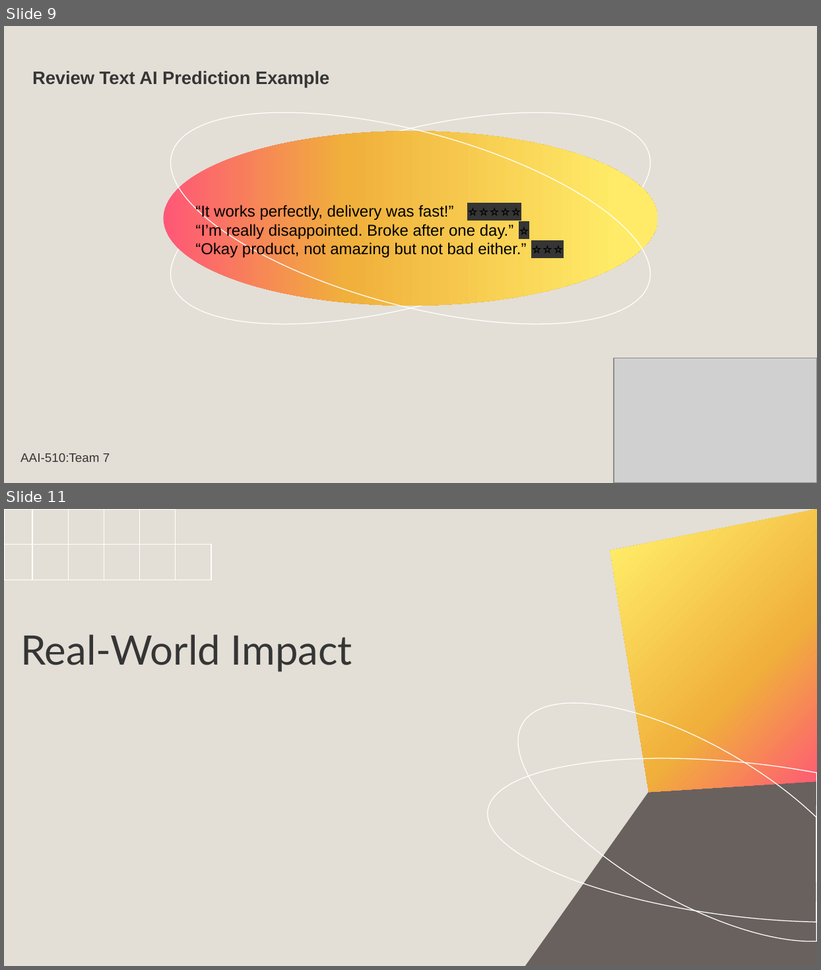
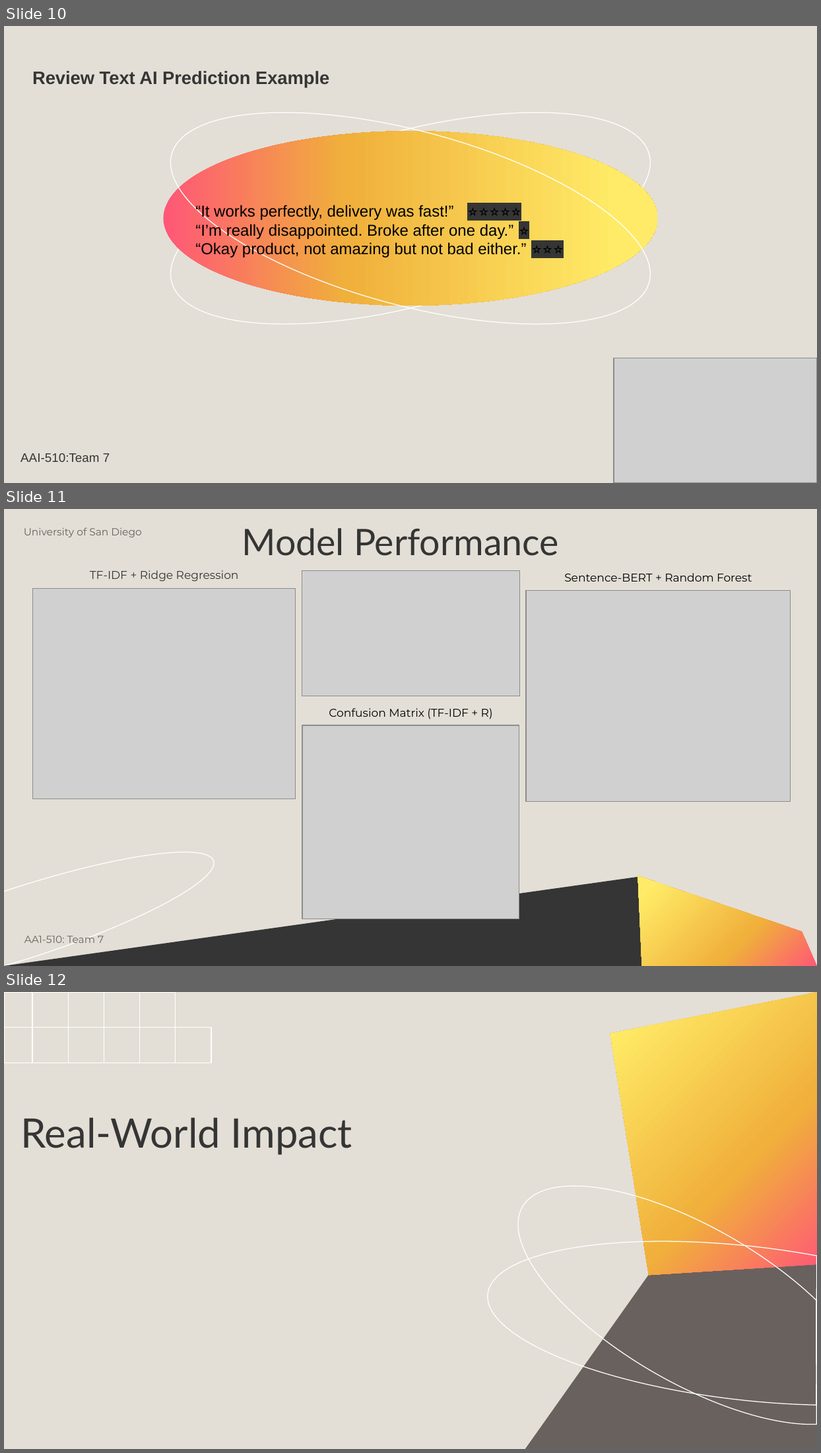
Before and after one commit to bigthinkertoo/AAI-510-Group-7, a slide deck: Final Project SectionX-Team7.pptx. Shown one above the other, each under a label of ours: slides 9 and 11 before the commit, slides 10, 11 and 12 after it; the slides between them are not shown. The pictures are 821x970 and 821x1453 pixels, drawn with LibreOffice and Linux fonts; fonts in the diff are those of the drawing; grey boxes stand for pictures. Boxes give left, top, right and bottom in pixels: in the first picture for what was removed or moved away, otherwise in the second. Text is boxed around its words. In the diff, an @@ line names an element or a change of style, - is before the commit and + after.

```diff
--- a/Final Project SectionX-Team7.pptx
+++ b/Final Project SectionX-Team7.pptx
@@ slide 11 added at (4, 509, 817, 966), background #E3DFD6 @@
@@ title added at (24, 527, 141, 537), 9 pt, text #69615E @@
+University of San Diego
@@ title added at (242, 528, 559, 556), 32.4 pt, text #353535 @@
+Model Performance
@@ title added at (90, 570, 239, 582), 10 pt, text #353535 @@
+TF-IDF + Ridge Regression
@@ picture added at (302, 571, 519, 696) @@
@@ title added at (564, 573, 752, 582), 10 pt, text #000000 @@
+Sentence-BERT + Random Forest
@@ picture added at (32, 589, 295, 799) @@
@@ picture added at (526, 590, 790, 802) @@
@@ picture added at (302, 725, 519, 920) @@
@@ title added at (329, 708, 493, 720), 10 pt, text #000000 @@
+Confusion Matrix (TF-IDF + R)
@@ chord (boxed as its full ellipse) added at (4, 827, 225, 966), outline #FFFFFF 0.75 pt @@
@@ freeform shape added at (4, 877, 643, 966), fill #353535 @@
@@ freeform shape added at (638, 877, 817, 966), fill gradient #FF5777 to #F0B03B to #FFEB67 @@
@@ title added at (24, 933, 104, 946), 9 pt, text #69615E @@
+AA1-510: Team 7
@@ what was slide 9 is now slide 10 @@
@@ what was slide 11 is now slide 12 @@
```
Also in this commit, not shown: 2 slides changed, 1 other slide added, 1 slide removed, 1 other file.
